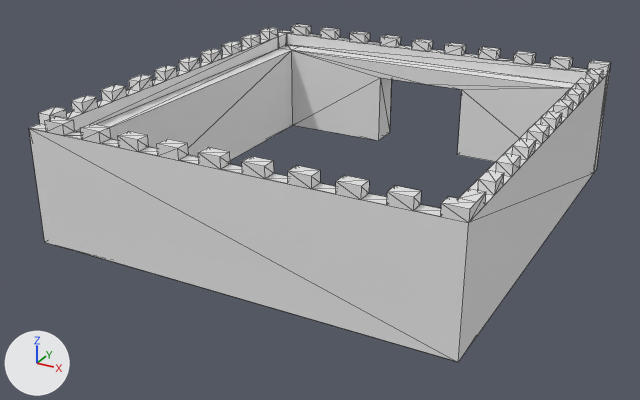
What one commit did to the OBJ model cg_lab_2018-master/00_empty/models/castle/walls.obj.
Before and after are seen from a 50 mm camera at (37.1, -73.0, 36.4) aimed at (-1.4, -2.9, 1.3). The lights are fixed; the arrows at lower left show +X, +Y and +Z. Mesh edges are drawn as thin lines. Where no turn or scale is listed for an object, it has been applied to the vertices.

Objects in the first picture: 'Castle_Walls_Cube.002'.
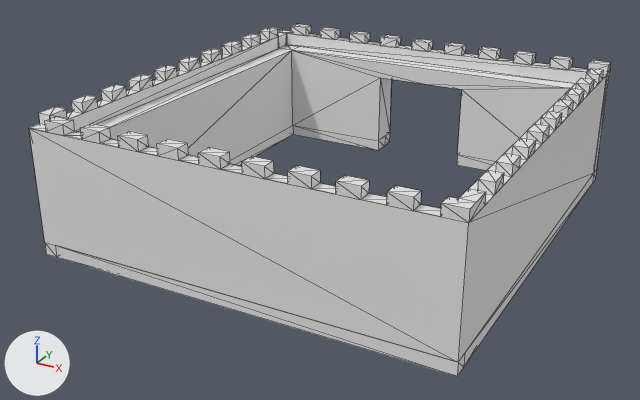
What the commit changed:
me_castle_walls_cube_002 is used by ob_castle_walls_cube_002; location (0.0, 0.0, 0.0).
me_castle_walls_cube_002 had 396 vertices, 575 faces, 27 loose edges and spanned x -20.0..20.0, y -21.3..21.3, z 0.2..12.2.
me_castle_walls_cube_002 now has 425 vertices, 655 faces, 27 loose edges and spans x -20.0..20.0, y -21.3..21.3, z -1.0..12.2.
Part 1, on me_castle_walls_cube_002:
24 faces are deleted.
29 new vertices lie (0.0, 0.0, -1.2) away from vertices in x -20.0..20.0, y -21.3..21.3, z 0.2.
104 new faces join them.

Pixel boxes [x1, y1, x2, y2] of what changed, in the pictures (640 x 400 px):
'Castle_Walls_Cube.002', reshaped
    before: [29, 24, 611, 362]
    after: [29, 24, 611, 376]
part 1 of me_castle_walls_cube_002, built on
    after: [45, 125, 597, 376]
